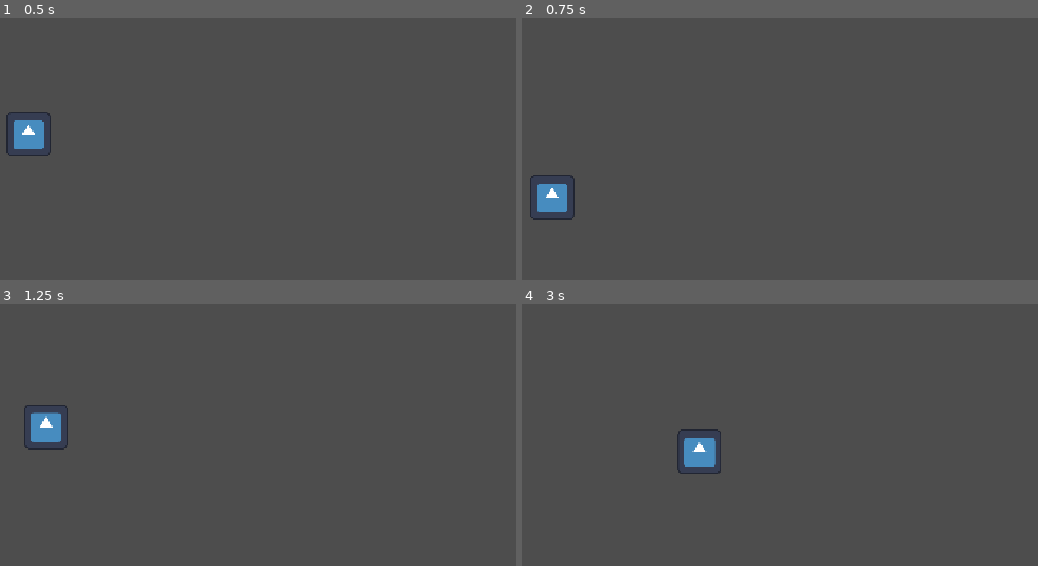
Above: before the commit, frames 1-4 (two rows, left to right).
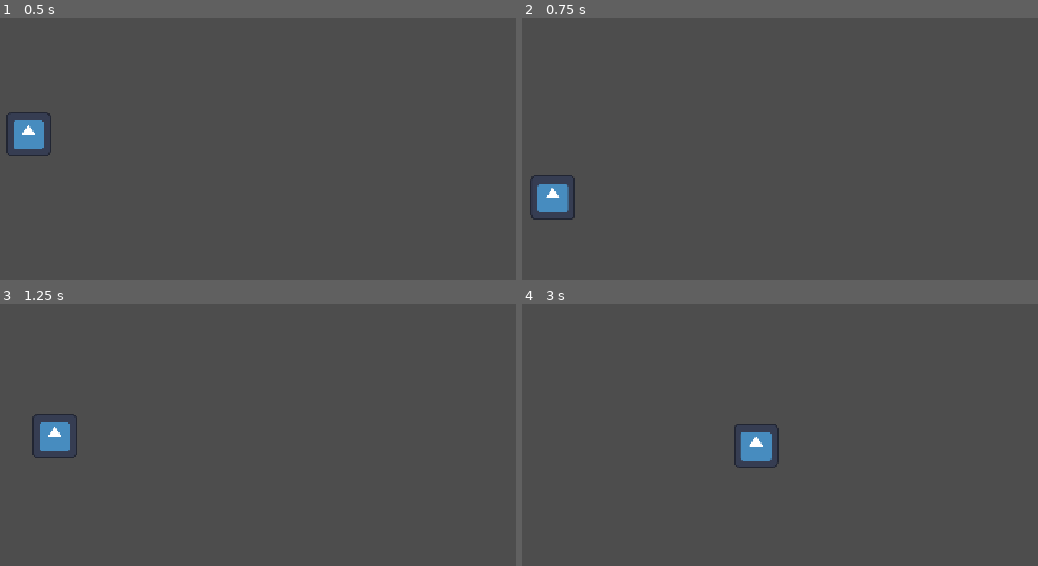
Above: after the commit, the same moments.

Repository: Maxington20/celeste-clone
Game: Godot game, scene res://scenes/levels/test_level.tscn
The game is run twice, just before and just after one commit, with the same random seed, the same clock (stepped at 60 frames per second) and the same inputs. The project has no main scene, so this scene is started directly. The engine's default icon, where the game draws it, is replaced by a stand-in: a white triangle on a blue panel in a dark square.
Inputs:
- Up to frame 1 (0.5 s): no input
- Up to frame 2 (0.75 s): hold D (move_right) from 0.53 s (still down); tap Space (jump) at 0.6 s
- Up to frame 3 (1.25 s): keep holding D (move_right); tap Space (jump) at 0.77, 1.07 s
- Up to frame 4 (3 s): tap Space (jump) at 1.35, 1.52, 1.82, 2.1, 2.85 s; release D (move_right) at 2.03 s; hold A (move_left) 2.03-2.78 s; hold D (move_right) from 2.78 s (still down)

Frame 1 is identical in both runs. In frame 2, less than 0.1% of the frame differs, in the area x 1-11%, y 59-77%; in frame 3, 1.0%; in frame 4, 1.8%, in the area x 30-50%, y 45-65%.

Commit message:
coyote time added.

Diff:
--- a/scenes/player/player.gd
+++ b/scenes/player/player.gd
@@ -3,17 +3,28 @@
 
 const GRAVITY := 1000.0
 const SPEED := 200.0
-const JUMP_VELOCITY := -400.0
-const ACCELERATION := 100
-const DECELERATION := 100
+const JUMP_VELOCITY := -600.0
+const ACCELERATION := 150
+const DECELERATION := 250
+const COYOTE_TIME := 0.1
+
+var coyote_timer := 0.0
 
 func _physics_process(delta: float) -> void:
 
-	if !is_on_floor():
+	if is_on_floor():
+		coyote_timer = COYOTE_TIME
+
+	else:
+		coyote_timer -= delta
 		velocity.y += GRAVITY * delta
 
-	if is_on_floor() and Input.is_action_just_pressed("jump"):
+	if coyote_timer > 0 and Input.is_action_just_pressed("jump"):
 		velocity.y = JUMP_VELOCITY
+		coyote_timer = 0
+
+	if Input.is_action_just_released("jump") and velocity.y < 0:
+		velocity.y *= 0.5
 
 	var direction := Input.get_axis("move_left", "move_right")
 
